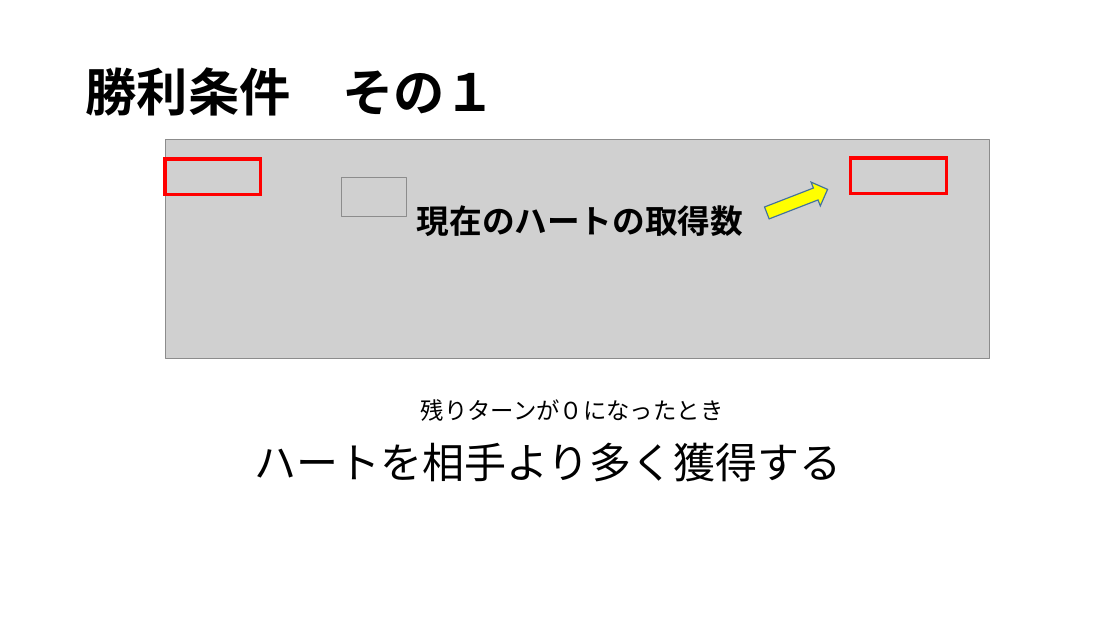
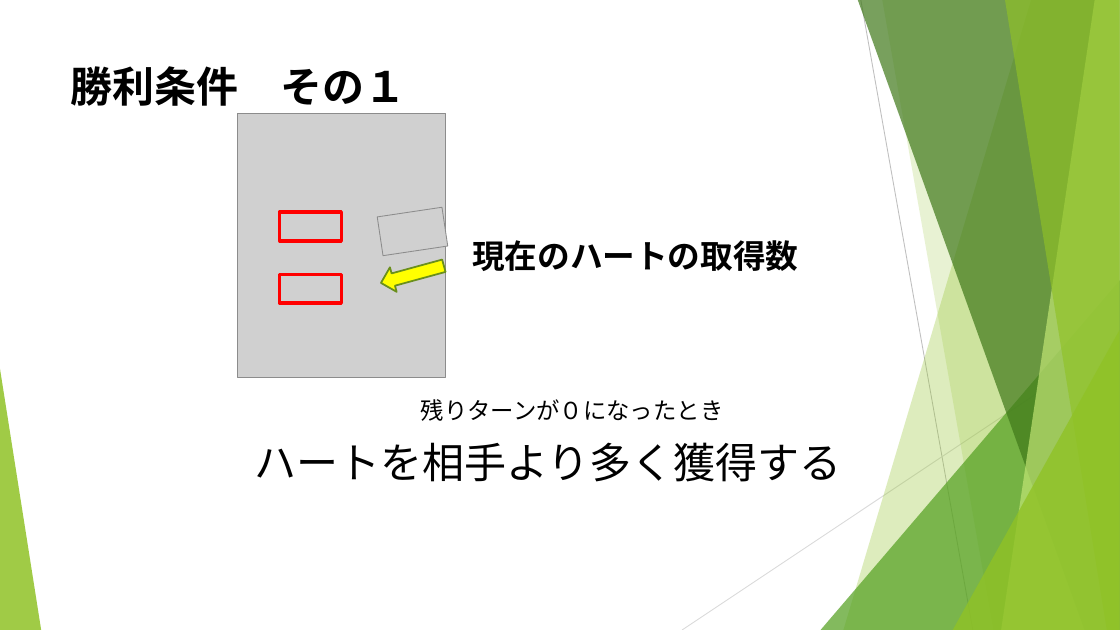
Before and after one commit to noko1024/ChaserDoc, a slide deck: slide 10 of New_U-16.pptx (slide 9 before the commit). Drawn at 1120x630 pixels with LibreOffice and Linux fonts; fonts in the diff are those of the drawing; grey boxes stand for pictures. Boxes give left, top, right and bottom in pixels: in the first picture for what was removed or moved away, otherwise in the second. Text is boxed around its words. In the diff, an @@ line names an element or a change of style, - is before the commit and + after.

```diff
--- a/New_U-16.pptx
+++ b/New_U-16.pptx
@@ title "勝利条件 その１": place and size @@
-title "勝利条件 その１" at [85, 67, 496, 116]
+title "勝利条件 その１" at [71, 66, 407, 106]
@@ title "勝利条件 その１" at [71, 66, 407, 106]: size 44 to 36 pt, font Noto Sans CJK JP to Cabin; line spacing 0.9 to 1; vertical alignment middle to top @@
@@ picture added at [237, 113, 445, 377] @@
@@ picture removed at [166, 139, 990, 358] @@
@@ picture at [377, 207, 448, 256]: rotation 0 to 351 degrees @@
@@ rectangle: place and size @@
-rectangle at [165, 160, 260, 195]
+rectangle at [280, 212, 341, 240]
@@ text "現在のハートの取得数": place and size @@
-text "現在のハートの取得数" at [417, 205, 743, 236]
+text "現在のハートの取得数" at [472, 240, 798, 271]
@@ text "現在のハートの取得数" at [472, 240, 798, 271]: font Noto Sans CJK JP to Cabin @@
@@ right arrow at [378, 253, 447, 295]: outline #43739E 1 pt to #6B901C 1.5 pt; mirrored; rotation 338 to 344 degrees @@
@@ rectangle: place and size @@
-rectangle at [851, 158, 947, 193]
+rectangle at [280, 275, 341, 303]
@@ group added at [0, 0, 1120, 630]: 5 freeform shapes, 3 triangles, 2 lines @@
```
Also in this commit, not shown: 18 other slides changed, 3 slides added, 1 slide removed.
